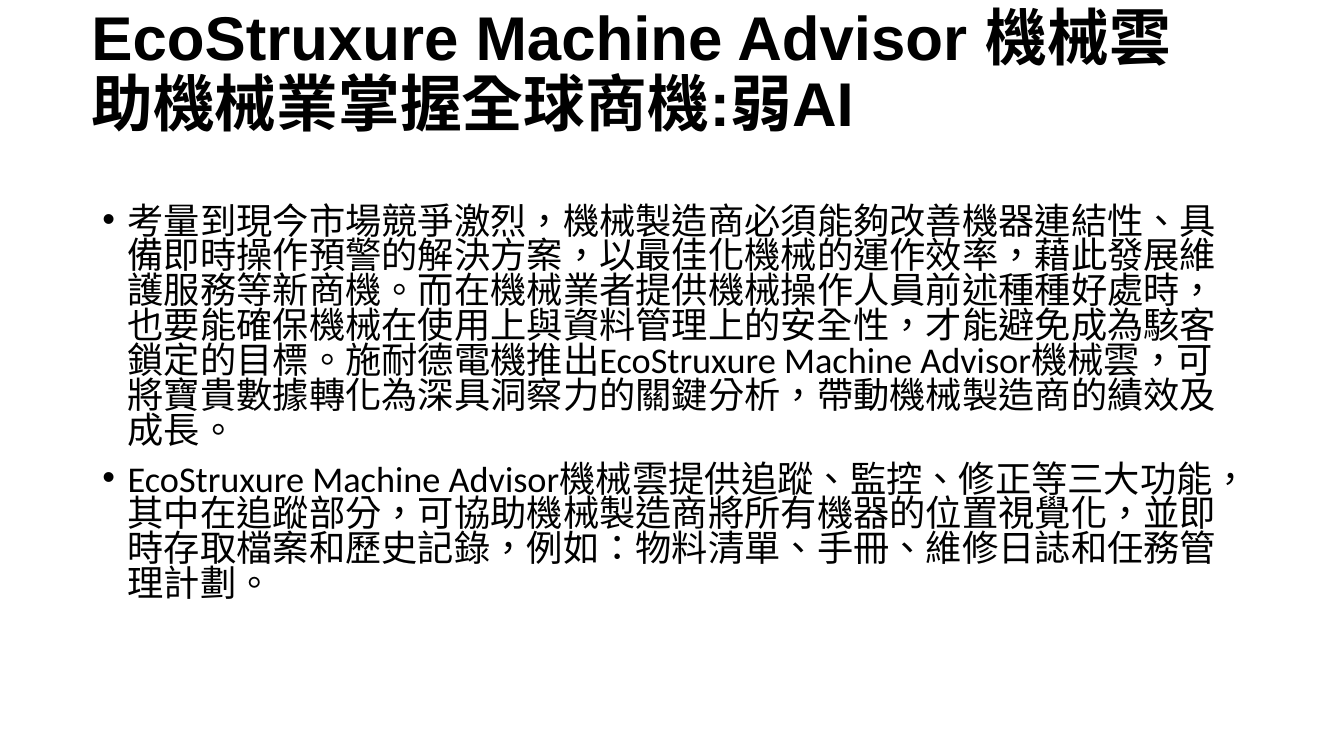
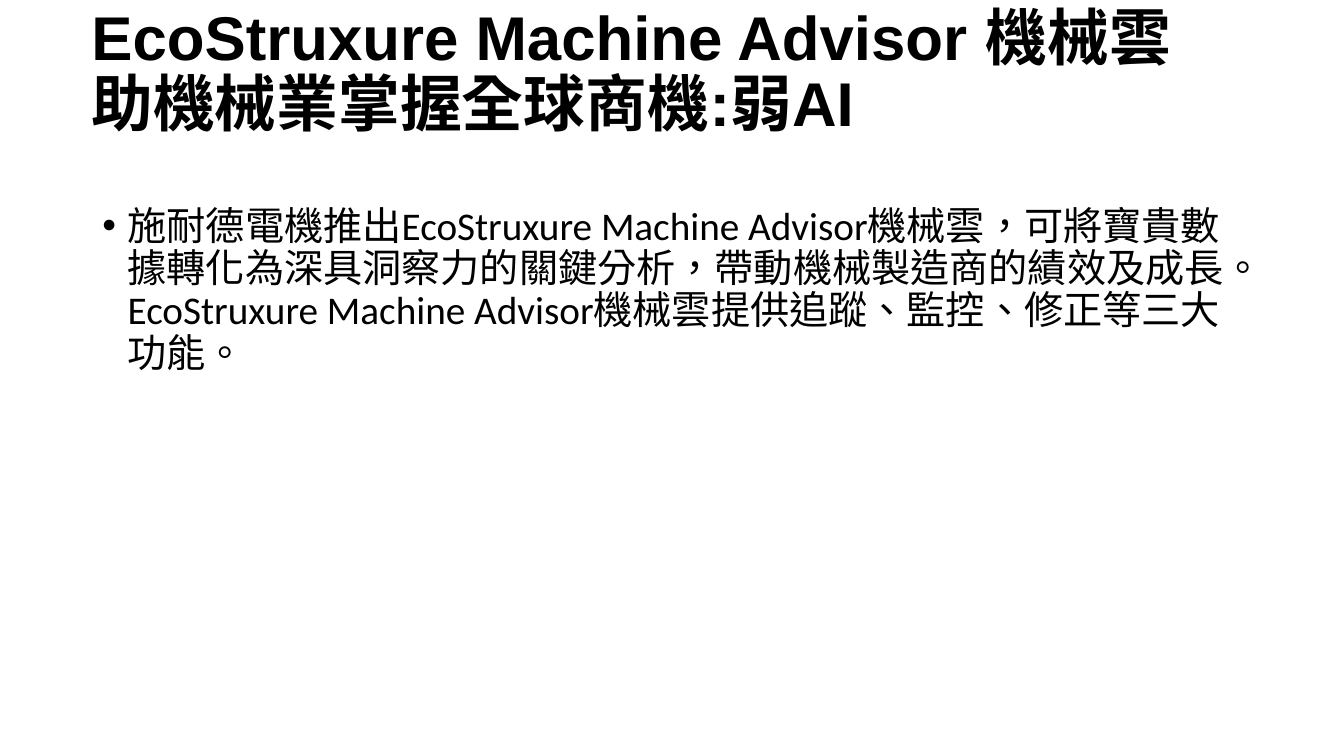
Before and after one commit to s10767004/AI, a slide deck: slide 5 of 0310.pptx. Drawn at 1344x756 pixels with LibreOffice and Linux fonts; fonts in the diff are those of the drawing. Boxes give left, top, right and bottom in pixels: in the first picture for what was removed or moved away, otherwise in the second. Text is boxed around its words. In the diff, an @@ line names an element or a change of style, - is before the commit and + after.

```diff
--- a/0310.pptx
+++ b/0310.pptx
@@ text at (128,207,1263,370): text changed; size 25.9 to 28 pt @@
-• 考量到現今市場競爭激烈，機械製造商必須能夠改善機器連結性、具備即時操作預警的解決方案，以最佳化機械的運作效率，藉此發展維護服務等新商機。而在機械業者提供機械操作人員前述種種好處時，也要能確保機械在使用上與資料管理上的安全性，才能避免成為駭客鎖定的目標。施耐德電機推出EcoStruxure Machine Advisor機械雲，可將寶貴數據轉化為深具洞察力的關鍵分析，帶動機械製造商的績效及成長。
-• EcoStruxure Machine Advisor機械雲提供追蹤、監控、修正等三大功能，其中在追蹤部分，可協助機械製造商將所有機器的位置視覺化，並即時存取檔案和歷史記錄，例如：物料清單、手冊、維修日誌和任務管理計劃。
+• 施耐德電機推出EcoStruxure Machine Advisor機械雲，可將寶貴數據轉化為深具洞察力的關鍵分析，帶動機械製造商的績效及成長。EcoStruxure Machine Advisor機械雲提供追蹤、監控、修正等三大功能。
```
Also in this commit, not shown: 2 other slides changed.
